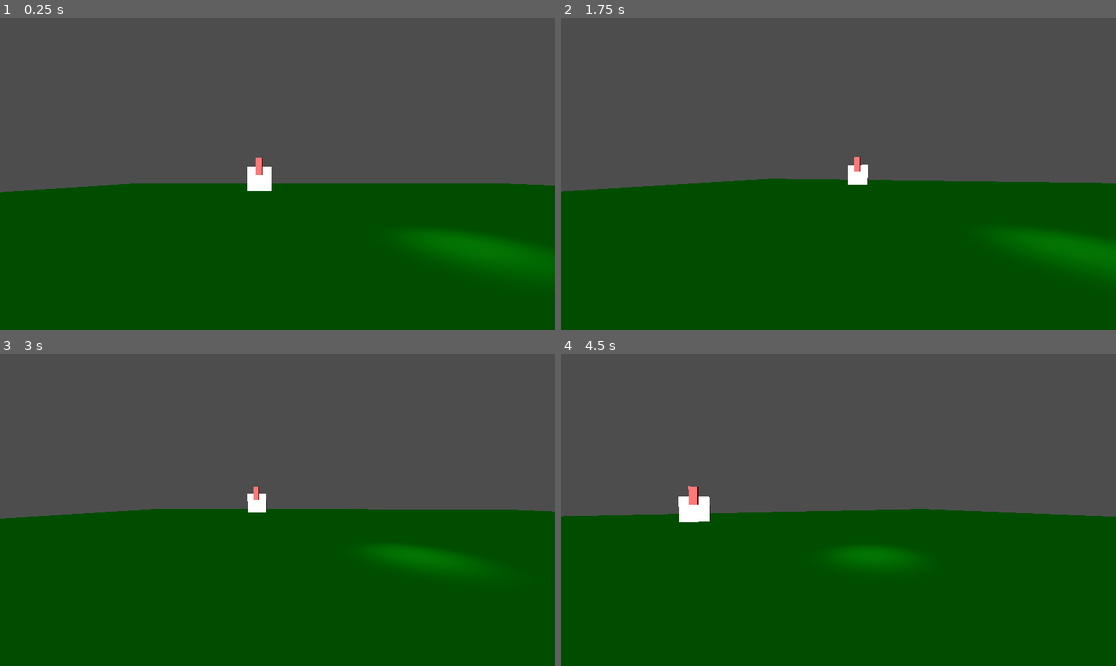
Above: before the commit, frames 1-4 (two rows, left to right).
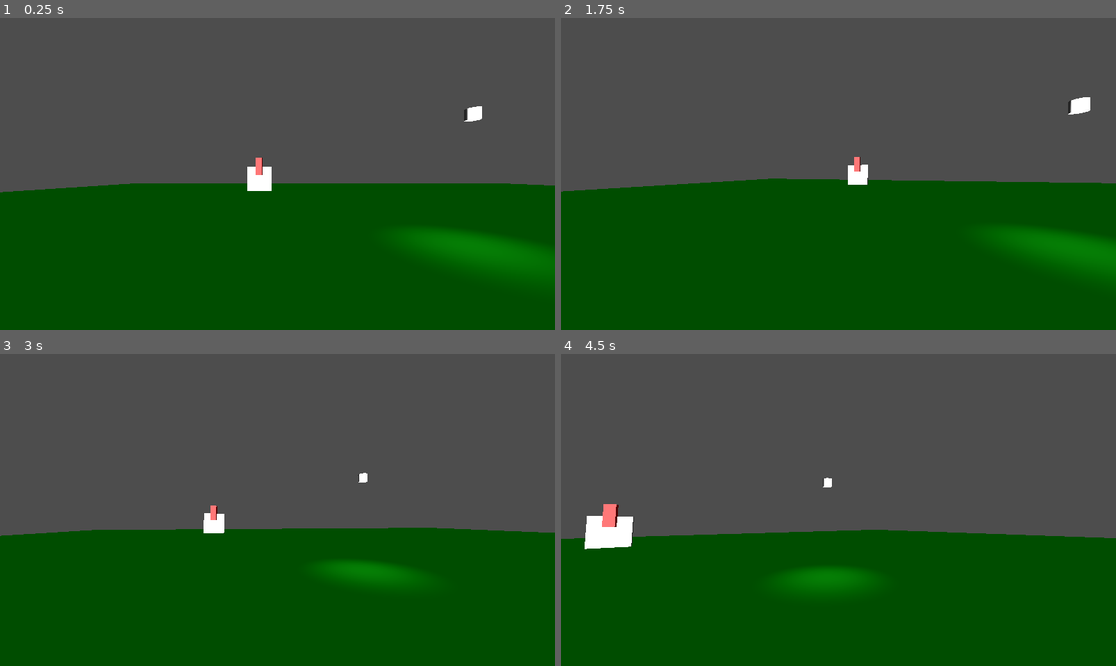
Above: after the commit, the same moments.

Repository: AdkinsC0211/SSU-Jam-24
Game: Godot game, scene res://scenes/task_world.tscn
The game is run twice, just before and just after one commit, with the same random seed, the same clock (stepped at 60 frames per second) and the same inputs. The project has no main scene, so this scene is started directly.
Inputs (mouse positions are in pixels of both pictures, inside the frame that each line leads up to):
- Up to frame 1 (0.25 s): no input
- Up to frame 2 (1.75 s): tap Enter at 0.5 s; move the mouse to (866, 174) at 0.52 s; tap D (D) at 0.6 s; tap E (E) at 0.8, 1.35 s; move the mouse to (810, 174) at 1.27 s; tap S (S) at 1.55 s
- Up to frame 3 (3 s): tap Space (Space) at 2 s; move the mouse to (288, 503) at 2.02 s; tap S (S) at 2.1 s; tap Q (quest_log, bound only after the commit) at 2.3, 2.85 s; move the mouse to (271, 516) at 2.77 s
- Up to frame 4 (4.5 s): tap D (D) at 3.05 s; move the mouse to (877, 513) at 3.52 s; tap A (A) at 3.6 s; tap E (E) at 3.8 s; tap Escape (ui_cancel) at 4.15 s; click "Resume" at 4.25 s

The runs differ from the first frame. In frame 1, 0.1% of the frame differs, in the area x 83-87%, y 28-34%; in frame 2, 0.2%; in frame 3, 8.0%; in frame 4, 9.1%, in the area x 0-100%, y 39-77%.

Commit message:
Added quest log / task list
Stub version completed. Must be updated to contain real tasks and track their completion

Diff:
--- a/project.godot
+++ b/project.godot
@@ -55,6 +55,12 @@
 "events": [Object(InputEventKey,"resource_local_to_scene":false,"resource_name":"","device":-1,"window_id":0,"alt_press …(192 unchanged characters)…
 ]
 }
+quest_log={
+"deadzone": 0.5,
+"events": [Object(InputEventKey,"resource_local_to_scene":false,"resource_name":"","device":0,"window_id":0,"alt_pressed":false,"shift_pressed":false,"ctrl_pressed":false,"meta_pressed":false,"pressed":false,"keycode":0,"physical_keycode":81,"key_label":0,"unicode":0,"location":0,"echo":false,"script":null)
+, Object(InputEventKey,"resource_local_to_scene":false,"resource_name":"","device":0,"window_id":0,"alt_pressed":false,"shift_pressed":false,"ctrl_pressed":false,"meta_pressed":false,"pressed":false,"keycode":0,"physical_keycode":74,"key_label":0,"unicode":0,"location":0,"echo":false,"script":null)
+]
+}
 
 [rendering]
 
--- a/scenes/player.tscn
+++ b/scenes/player.tscn
@@ -1,6 +1,7 @@
-[gd_scene load_steps=6 format=3 uid="uid://brkxffodp8drd"]
+[gd_scene load_steps=7 format=3 uid="uid://brkxffodp8drd"]
 
 [ext_resource type="Script" path="res://scripts/player_control.gd" id="1_ar4gw"]
+[ext_resource type="PackedScene" uid="uid://bh3gr6e4uk5y1" path="res://scenes/tasks/task_list.tscn" id="2_8o5o2"]
 [ext_resource type="Script" path="res://scripts/pause_menu.gd" id="2_clpwj"]
 
 [sub_resource type="CapsuleMesh" id="CapsuleMesh_t7ue4"]
@@ -110,6 +111,10 @@
 grow_vertical = 2
 horizontal_alignment = 1
 
+[node name="TaskList" parent="." instance=ExtResource("2_8o5o2")]
+visible = false
+position = Vector2(491.547, 251.953)
+
 [connection signal="body_entered" from="Neck/Interact_Range" to="." method="_on_interact_range_body_entered"]
 [connection signal="body_exited" from="Neck/Interact_Range" to="." method="_on_interact_range_body_exited"]
 [connection signal="pressed" from="PauseMenu/Resume" to="PauseMenu" method="_on_resume_pressed"]
--- /dev/null
+++ b/scenes/tasks/task_list.tscn
@@ -0,0 +1,39 @@
+[gd_scene load_steps=2 format=3 uid="uid://bh3gr6e4uk5y1"]
+
+[ext_resource type="Texture2D" uid="uid://cab4ent75fhnf" path="res://materials/Paper003_1K-JPG_Color.jpg" id="1_pnoav"]
+
+[node name="TaskList" type="Node2D"]
+
+[node name="CanvasLayer" type="CanvasLayer" parent="."]
+
+[node name="TextureRect" type="TextureRect" parent="CanvasLayer"]
+anchors_preset = 5
+anchor_left = 0.5
+anchor_right = 0.5
+offset_left = -199.0
+offset_top = 75.0
+offset_right = 196.0
+offset_bottom = 594.0
+grow_horizontal = 2
+size_flags_horizontal = 4
+size_flags_vertical = 4
+texture = ExtResource("1_pnoav")
+expand_mode = 1
+
+[node name="RichTextLabel" type="RichTextLabel" parent="CanvasLayer/TextureRect"]
+layout_mode = 1
+anchors_preset = 8
+anchor_left = 0.5
+anchor_top = 0.5
+anchor_right = 0.5
+anchor_bottom = 0.5
+offset_left = -171.5
+offset_top = -225.0
+offset_right = 171.5
+offset_bottom = 225.0
+grow_horizontal = 2
+grow_vertical = 2
+size_flags_horizontal = 4
+size_flags_vertical = 4
+theme_override_colors/font_selected_color = Color(0, 0, 0, 1)
+text = "put tasks here"
--- a/scenes/tasks/toggle_light.tscn
+++ b/scenes/tasks/toggle_light.tscn
@@ -1,8 +1,16 @@
-[gd_scene load_steps=2 format=3 uid="uid://bj2xbmcrfnk5i"]
+[gd_scene load_steps=3 format=3 uid="uid://bj2xbmcrfnk5i"]
 
 [ext_resource type="Script" path="res://scripts/toggle_light.gd" id="1_8j8mr"]
+
+[sub_resource type="CylinderMesh" id="CylinderMesh_ibs5p"]
 
 [node name="ToggleLight" type="Node3D"]
 script = ExtResource("1_8j8mr")
 
-[node name="light_source" type="OmniLight3D" parent="."]
+[node name="lampshade" type="MeshInstance3D" parent="."]
+transform = Transform3D(0.379778, 0, 0, 0, 0.178446, 0, 0, 0, 0.429917, 0, 0.202398, 0)
+mesh = SubResource("CylinderMesh_ibs5p")
+skeleton = NodePath("light_source")
+
+[node name="light_source" type="OmniLight3D" parent="lampshade"]
+transform = Transform3D(1, 0, 0, 0, 1, 0, 0, 0, 1, 0, -2.07661, 0)
--- a/scripts/pause_menu.gd
+++ b/scripts/pause_menu.gd
@@ -7,7 +7,7 @@
 
 
 # Called every frame. 'delta' is the elapsed time since the previous frame.
-func _process(delta: float) -> void:
+func _process(_delta: float) -> void:
 	pass
 
 
--- a/scripts/player_control.gd
+++ b/scripts/player_control.gd
@@ -11,6 +11,9 @@
 const BOB_FREQ := 2.0
 const BOB_AMP := 0.08
 
+#task list variable
+@onready var quest_log = $TaskList
+
 #onready vars
 @onready var neck := $Neck
 @onready var camera := $Neck/Camera3D
@@ -23,11 +26,16 @@
 func _ready() -> void:
 	Input.set_mouse_mode(Input.MOUSE_MODE_CAPTURED)
 
+	#task list starts invisible
+	for task in quest_log.get_children():
+		task.visible = !task.visible
+
 func _physics_process(delta: float) -> void:
 	handle_movement(delta)
 	handle_head_bobs(delta)
 	handle_fov_change(delta)
 	handle_interactions()
+	handle_quest_journal()
 	move_and_slide()
 
 func handle_movement(delta: float) -> void:
@@ -95,6 +103,10 @@
 	else:
 		$GeneralAI/InteractionMessage.text = "" # Purposefully empty string
 
+func handle_quest_journal() -> void:
+	if Input.is_action_just_pressed("quest_log"):
+		for item in quest_log.get_children():
+			item.visible = !item.visible
 
 func _on_interact_range_body_entered(body: Node3D) -> void:
 	if body.has_method("interact"):
--- a/scripts/toggle_light.gd
+++ b/scripts/toggle_light.gd
@@ -12,13 +12,13 @@
 
 
 # Called every frame. 'delta' is the elapsed time since the previous frame.
-func _process(delta):
+func _process(_delta):
 	pass
 
 
 func flip_state():
 	toggle = !toggle
 	if toggle:
-		$light_source.light_energy = light_strength
+		$lampshade/light_source.light_energy = light_strength
 		return
-	$light_source.light_energy = 0
+	$lampshade/light_source.light_energy = 0
Binary file added: materials/Paper003_1K-JPG_Color.jpg
Not shown, added: materials/Paper003_1K-JPG_Color.jpg.import
Not shown, added: scenes/tas8BD9.tmp
Not shown, added: scenes/tasE9F1.tmp
